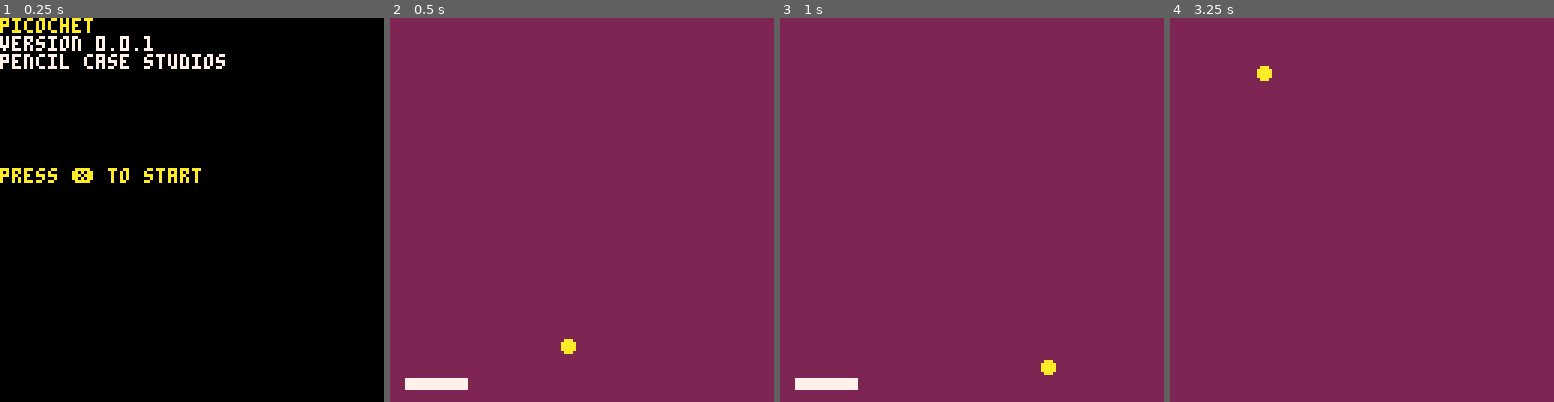
Above: before the commit, frames 1-4 (left to right).
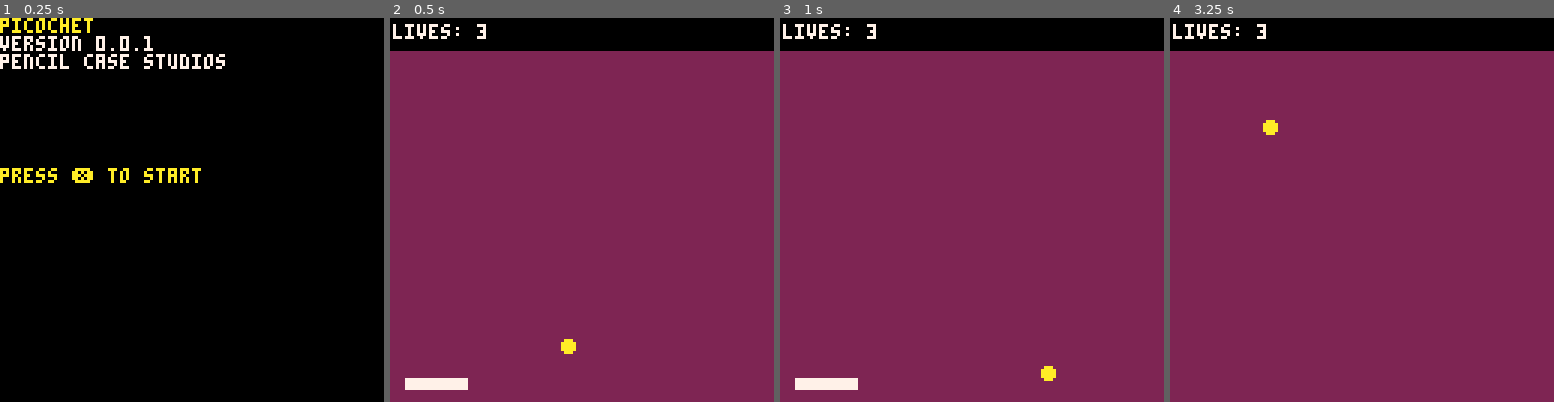
Above: after the commit, the same moments.

Repository: pencilcasestudios/picochet
Game: PICO-8 cartridge picochet.p8
Same seed, same stepped clock (60 frames per second), same inputs: the game is played once before the commit and once after it.
Inputs:
- Up to frame 1 (0.25 s): no input
- Up to frame 2 (0.5 s): tap X (X key) at 0.33 s
- Up to frame 3 (1 s): no input
- Up to frame 4 (3.25 s): tap X (X key) at 1.07, 1.85, 2.97 s; hold Right 1.6-2.1 s; hold Right 2.47-3.03 s; hold Left from 3.08 s (still down)

Frame 1 is identical in both runs. In frame 2, 8.6% of the frame differs, in the area x 0-100%, y 0-9%; in frame 3, 8.7%; in frame 4, 8.9%, in the area x 0-100%, y 0-31%.

Commit message:
Add a player stats display

Diff:
--- a/picochet.p8
+++ b/picochet.p8
@@ -42,11 +42,20 @@
 	ball_deltay=1
 	ball_radius=2
 
-	-- screen
-	screen_top=0
-	screen_bottom=127
+	-- ball bounce area
+	screen_top=10
+	screen_bottom=128
 	screen_left=0
-	screen_right=127
+	screen_right=128
+
+	-- status bar
+	status_bar_x=0
+	status_bar_y=0
+	status_bar_width=128
+	status_bar_height=10
+
+	-- player stats
+	lives=3
 end
 
 function has_ball_collided(
@@ -177,19 +186,41 @@
 end
 
 function draw_play_game()
+	-- set the background
 	cls(purple)
+
+	-- draw the ball
 	circfill(
 		ball_x,
 		ball_y,
 		ball_radius,
 		yellow
 	)
+
+	-- draw the paddle
 	rectfill(
 		paddle_x,
 		paddle_y,
 		paddle_x+paddle_width,
 		paddle_y+paddle_height,
 		paddle_colour
+	)
+
+	-- draw the status bar
+	rectfill(
+		status_bar_x,
+		status_bar_y,
+		status_bar_x+status_bar_width,
+		status_bar_y+status_bar_height,
+		black
+	)
+
+	-- draw player stats
+	print(
+		"lives: ".. lives,
+		1,
+		2,
+		white
 	)
 end
 
@@ -331,7 +362,7 @@
 	elseif game_mode=="game over" then
 		draw_game_over()
 	elseif game_mode=="pause game" then
-		draw_pause_gam()
+		draw_pause_game()
 	end
 end
 
